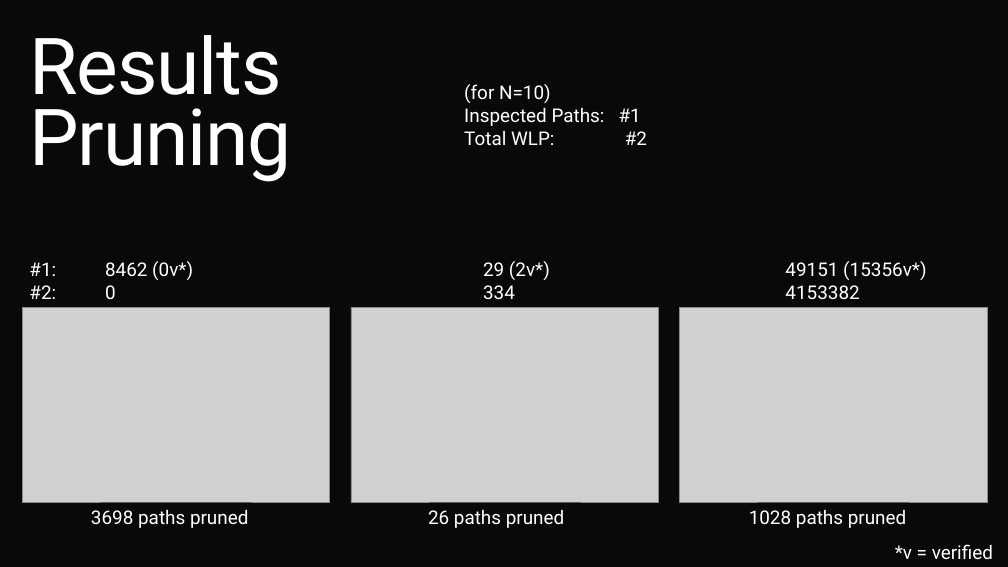
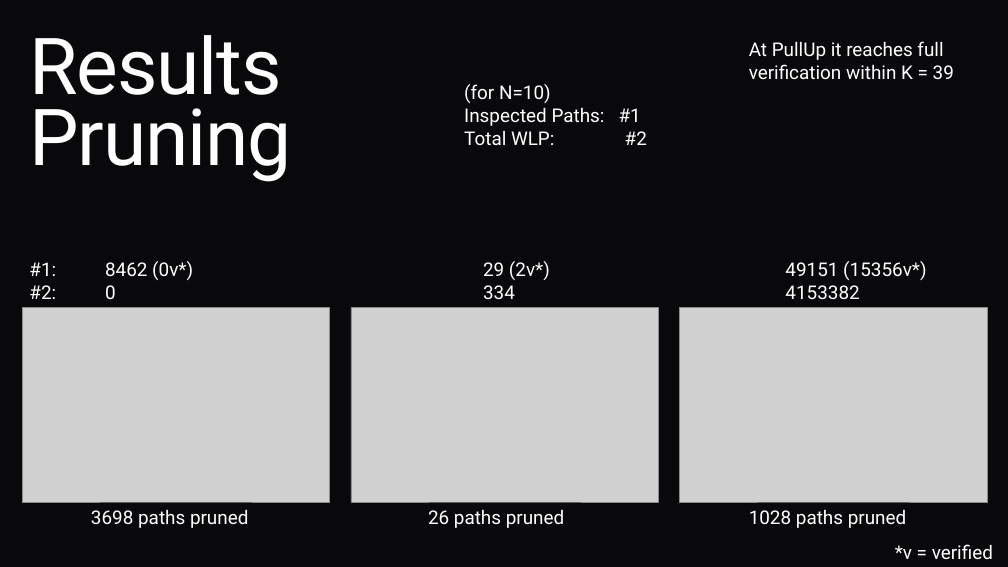
Before and after one commit to JariKanarie/gclparser-master_PSAV, a slide deck: slide 3 of docs/End_Presentation.pptx (slide 4 before the commit). Drawn at 1008x567 pixels with LibreOffice and Linux fonts; fonts in the diff are those of the drawing; grey boxes stand for pictures; background and template pictures are left out. Boxes give left, top, right and bottom in pixels: in the first picture for what was removed or moved away, otherwise in the second. Text is boxed around its words. In the diff, an @@ line names an element or a change of style, - is before the commit and + after.

Commit message:
meauw 2

```diff
--- a/docs/End_Presentation.pptx
+++ b/docs/End_Presentation.pptx
@@ text added at (x1=749, y1=41, x2=954, y2=79), 18 pt, text #FFFFFF @@
+At PullUp it reaches full verification within K = 39
```
